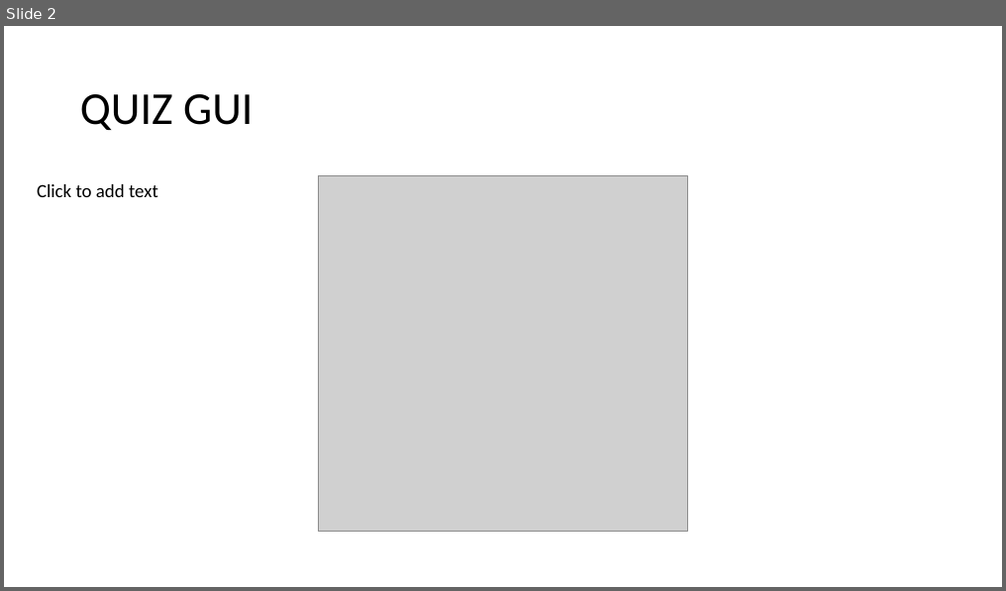
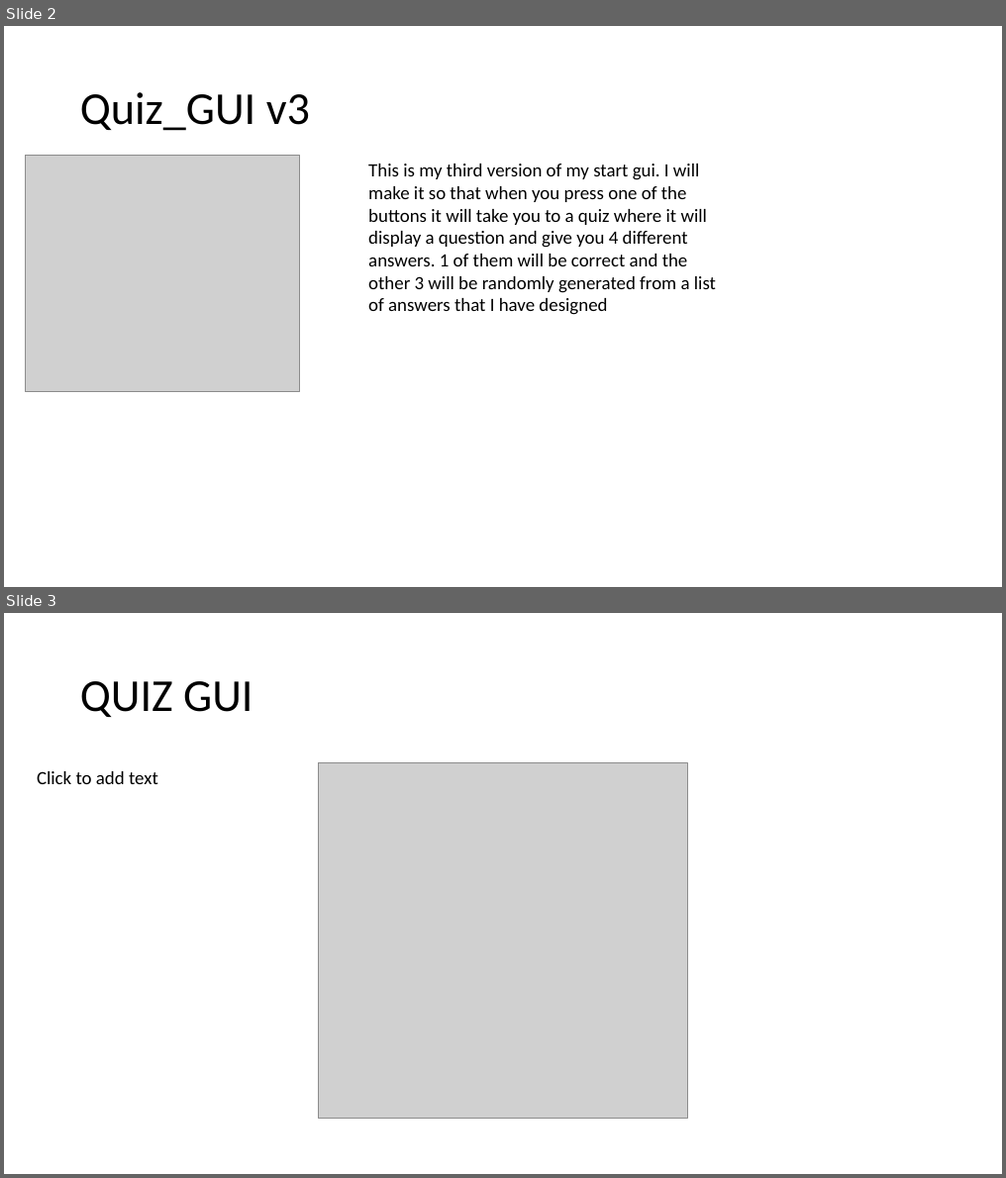
Before and after one commit to morrisj70800/01_Assesment, a slide deck: Programming Assesment.pptx. Shown one above the other, each under a label of ours: slide 2 before the commit, slides 2 and 3 after it. The pictures are 1006x591 and 1006x1178 pixels, drawn with LibreOffice and Linux fonts; fonts in the diff are those of the drawing; grey boxes stand for pictures. Boxes give left, top, right and bottom in pixels: in the first picture for what was removed or moved away, otherwise in the second. Text is boxed around its words. In the diff, an @@ line names an element or a change of style, - is before the commit and + after.

```diff
--- a/Programming Assesment.pptx
+++ b/Programming Assesment.pptx
@@ slide 2 added at [4,26,1002,587], background #FFFFFF @@
@@ title added at [80,92,310,131], 44 pt, text #000000 @@
+Quiz_GUI v3
@@ picture added at [25,156,300,393] @@
@@ text added at [368,164,716,315], 18 pt, text #000000 @@
+This is my third version of my start gui. I will make it so that when you press one of the buttons it will take you to a quiz where it will display a question and give you 4 different answers. 1 of them will be correct and the other 3 will be randomly generated from a list of answers that I have designed
@@ what was slide 2 is now slide 3 @@
```
Also in this commit, not shown: 1 other slide added, 5 other files.
